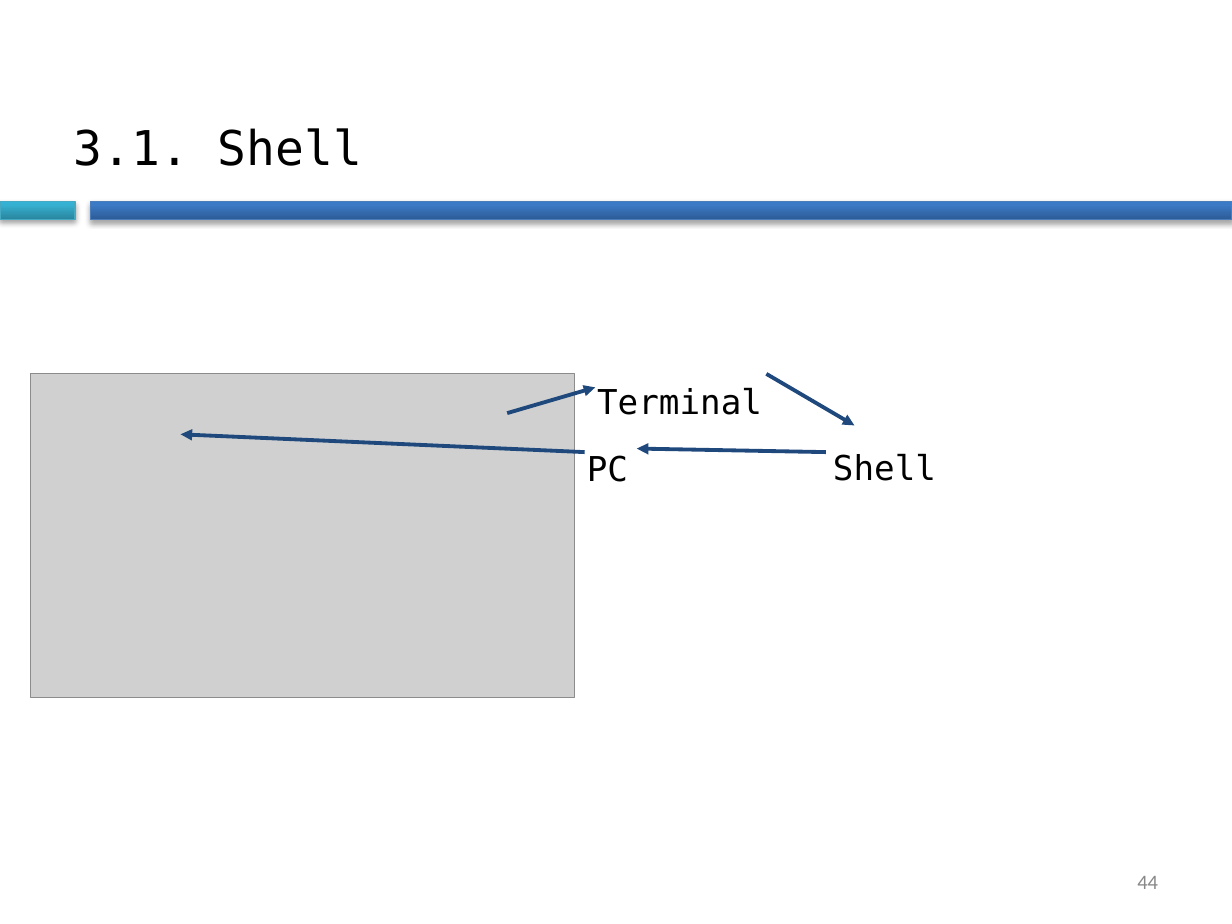
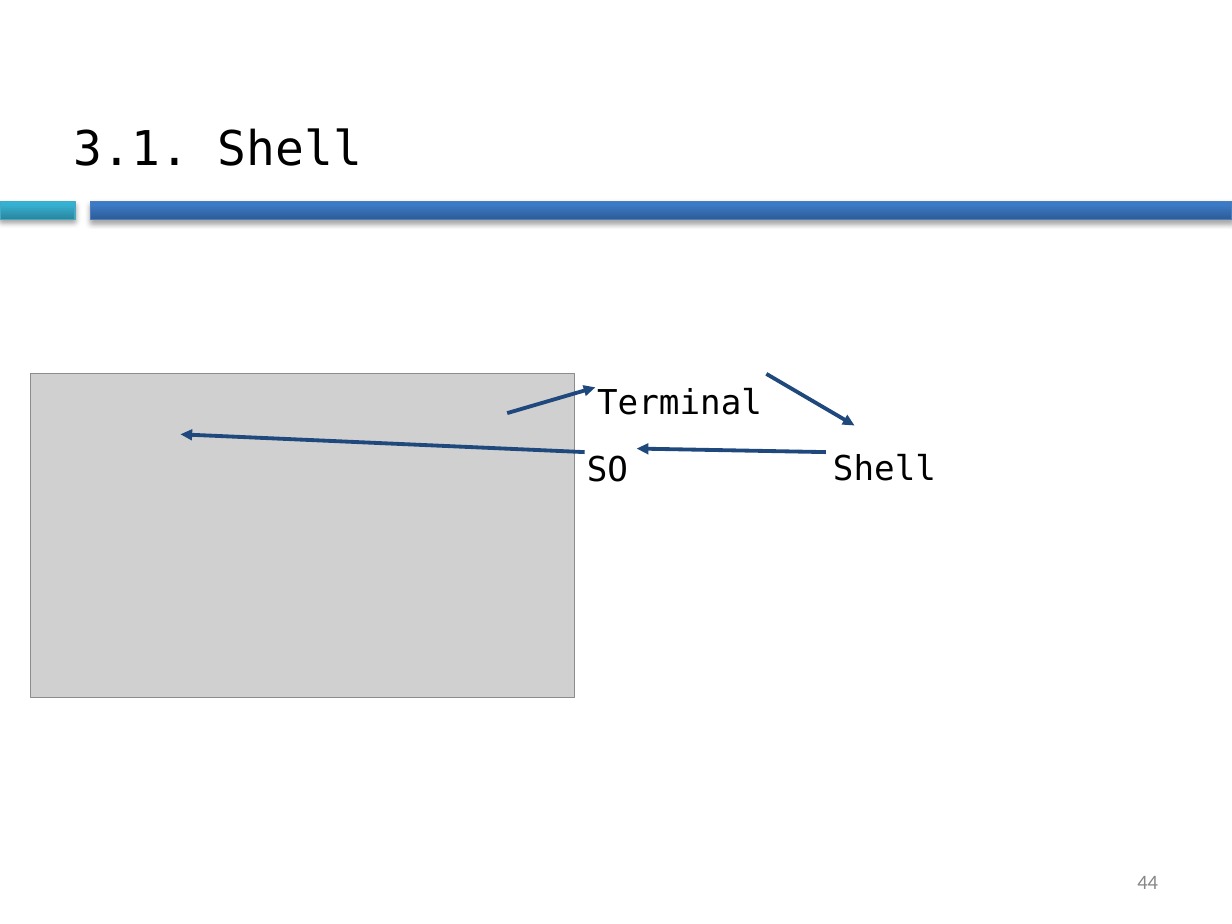
Before and after one commit to Daniel-VM/introduction_to_hpc, a slide deck: slide 44 of slides/linux_intro.pptx. Drawn at 1232x924 pixels with LibreOffice and Linux fonts; fonts in the diff are those of the drawing; grey boxes stand for pictures; background and template pictures are left out. Boxes give left, top, right and bottom in pixels: in the first picture for what was removed or moved away, otherwise in the second. Text is boxed around its words. In the diff, an @@ line names an element or a change of style, - is before the commit and + after.

```diff
--- a/slides/linux_intro.pptx
+++ b/slides/linux_intro.pptx
@@ text at [587, 455, 628, 482]: text changed @@
-PC
+SO
```
Also in this commit, not shown: 13 other slides changed, 1 other file.
